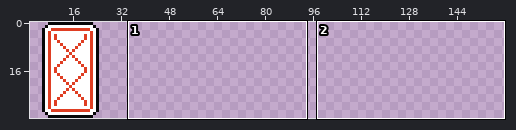
Pixel-art file: sprites/cards/spades/card_back.aseprite. The picture above shows the old version from afar; the outline marks the close-up.
Close-up. The starting point:
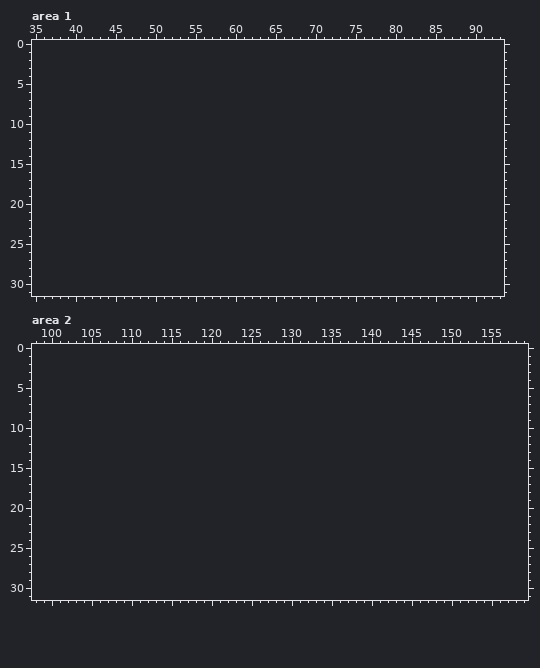
32x32 pixels, 1 frame. Colours within 5 levels of each other are drawn and written as one. Shown: area 1: x 35..93, y 0..31; area 2: x 98..159, y 0..31. The old version is drawn lined up with the new one, on the new canvas. The wide view leaves out empty margins.
Palette (. is transparent): 
The result:
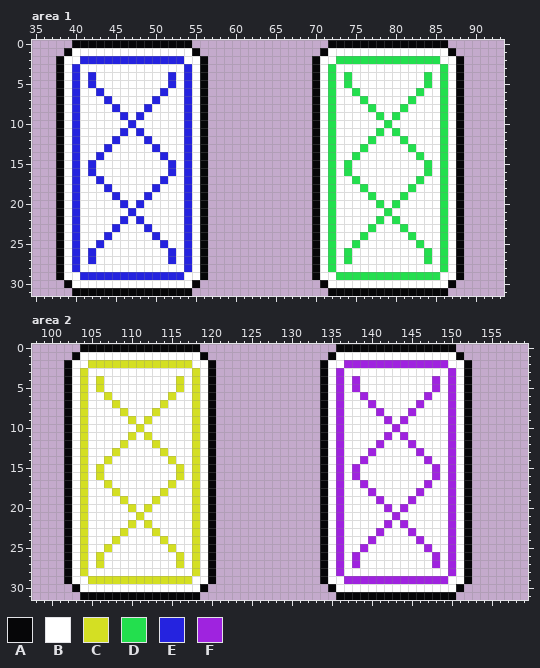
Colours new in this view: A #060608  B #ffffff  C #d4df23  D #23df4e  E #2523df  F #9f23df
Edits made:
canvas 32x32 -> 160x32
Changed rows in their new state; - is an unchanged pixel.
Area 1:
first column x 38:
 0 --AAAAAAAAAAAAAAA-----------------AAAAAAAAAAAAAAA--
 1 -ABBBBBBBBBBBBBBBA---------------ABBBBBBBBBBBBBBBA-
 2 ABBEEEEEEEEEEEEEBBA-------------ABBDDDDDDDDDDDDDBBA
 3 ABEBBBBBBBBBBBBBEBA-------------ABDBBBBBBBBBBBBBDBA
 4 ABEBEBBBBBBBBBEBEBA-------------ABDBDBBBBBBBBBDBDBA
 5 ABEBEBBBBBBBBBEBEBA-------------ABDBDBBBBBBBBBDBDBA
 6 ABEBBEBBBBBBBEBBEBA-------------ABDBBDBBBBBBBDBBDBA
 7 ABEBBBEBBBBBEBBBEBA-------------ABDBBBDBBBBBDBBBDBA
 8 ABEBBBBEBBBEBBBBEBA-------------ABDBBBBDBBBDBBBBDBA
 9 ABEBBBBBEBEBBBBBEBA-------------ABDBBBBBDBDBBBBBDBA
10 ABEBBBBBBEBBBBBBEBA-------------ABDBBBBBBDBBBBBBDBA
11 ABEBBBBBEBEBBBBBEBA-------------ABDBBBBBDBDBBBBBDBA
12 ABEBBBBEBBBEBBBBEBA-------------ABDBBBBDBBBDBBBBDBA
13 ABEBBBEBBBBBEBBBEBA-------------ABDBBBDBBBBBDBBBDBA
14 ABEBBEBBBBBBBEBBEBA-------------ABDBBDBBBBBBBDBBDBA
15 ABEBEBBBBBBBBBEBEBA-------------ABDBDBBBBBBBBBDBDBA
16 ABEBEBBBBBBBBBEBEBA-------------ABDBDBBBBBBBBBDBDBA
17 ABEBBEBBBBBBBEBBEBA-------------ABDBBDBBBBBBBDBBDBA
18 ABEBBBEBBBBBEBBBEBA-------------ABDBBBDBBBBBDBBBDBA
19 ABEBBBBEBBBEBBBBEBA-------------ABDBBBBDBBBDBBBBDBA
20 ABEBBBBBEBEBBBBBEBA-------------ABDBBBBBDBDBBBBBDBA
21 ABEBBBBBBEBBBBBBEBA-------------ABDBBBBBBDBBBBBBDBA
22 ABEBBBBBEBEBBBBBEBA-------------ABDBBBBBDBDBBBBBDBA
23 ABEBBBBEBBBEBBBBEBA-------------ABDBBBBDBBBDBBBBDBA
24 ABEBBBEBBBBBEBBBEBA-------------ABDBBBDBBBBBDBBBDBA
25 ABEBBEBBBBBBBEBBEBA-------------ABDBBDBBBBBBBDBBDBA
26 ABEBEBBBBBBBBBEBEBA-------------ABDBDBBBBBBBBBDBDBA
27 ABEBEBBBBBBBBBEBEBA-------------ABDBDBBBBBBBBBDBDBA
28 ABEBBBBBBBBBBBBBEBA-------------ABDBBBBBBBBBBBBBDBA
29 ABBEEEEEEEEEEEEEBBA-------------ABBDDDDDDDDDDDDDBBA
30 -ABBBBBBBBBBBBBBBA---------------ABBBBBBBBBBBBBBBA-
31 --AAAAAAAAAAAAAAA-----------------AAAAAAAAAAAAAAA--
Area 2:
first column x 102:
 0 --AAAAAAAAAAAAAAA-----------------AAAAAAAAAAAAAAA--
 1 -ABBBBBBBBBBBBBBBA---------------ABBBBBBBBBBBBBBBA-
 2 ABBCCCCCCCCCCCCCBBA-------------ABBFFFFFFFFFFFFFBBA
 3 ABCBBBBBBBBBBBBBCBA-------------ABFBBBBBBBBBBBBBFBA
 4 ABCBCBBBBBBBBBCBCBA-------------ABFBFBBBBBBBBBFBFBA
 5 ABCBCBBBBBBBBBCBCBA-------------ABFBFBBBBBBBBBFBFBA
 6 ABCBBCBBBBBBBCBBCBA-------------ABFBBFBBBBBBBFBBFBA
 7 ABCBBBCBBBBBCBBBCBA-------------ABFBBBFBBBBBFBBBFBA
 8 ABCBBBBCBBBCBBBBCBA-------------ABFBBBBFBBBFBBBBFBA
 9 ABCBBBBBCBCBBBBBCBA-------------ABFBBBBBFBFBBBBBFBA
10 ABCBBBBBBCBBBBBBCBA-------------ABFBBBBBBFBBBBBBFBA
11 ABCBBBBBCBCBBBBBCBA-------------ABFBBBBBFBFBBBBBFBA
12 ABCBBBBCBBBCBBBBCBA-------------ABFBBBBFBBBFBBBBFBA
13 ABCBBBCBBBBBCBBBCBA-------------ABFBBBFBBBBBFBBBFBA
14 ABCBBCBBBBBBBCBBCBA-------------ABFBBFBBBBBBBFBBFBA
15 ABCBCBBBBBBBBBCBCBA-------------ABFBFBBBBBBBBBFBFBA
16 ABCBCBBBBBBBBBCBCBA-------------ABFBFBBBBBBBBBFBFBA
17 ABCBBCBBBBBBBCBBCBA-------------ABFBBFBBBBBBBFBBFBA
18 ABCBBBCBBBBBCBBBCBA-------------ABFBBBFBBBBBFBBBFBA
19 ABCBBBBCBBBCBBBBCBA-------------ABFBBBBFBBBFBBBBFBA
20 ABCBBBBBCBCBBBBBCBA-------------ABFBBBBBFBFBBBBBFBA
21 ABCBBBBBBCBBBBBBCBA-------------ABFBBBBBBFBBBBBBFBA
22 ABCBBBBBCBCBBBBBCBA-------------ABFBBBBBFBFBBBBBFBA
23 ABCBBBBCBBBCBBBBCBA-------------ABFBBBBFBBBFBBBBFBA
24 ABCBBBCBBBBBCBBBCBA-------------ABFBBBFBBBBBFBBBFBA
25 ABCBBCBBBBBBBCBBCBA-------------ABFBBFBBBBBBBFBBFBA
26 ABCBCBBBBBBBBBCBCBA-------------ABFBFBBBBBBBBBFBFBA
27 ABCBCBBBBBBBBBCBCBA-------------ABFBFBBBBBBBBBFBFBA
28 ABCBBBBBBBBBBBBBCBA-------------ABFBBBBBBBBBBBBBFBA
29 ABBCCCCCCCCCCCCCBBA-------------ABBFFFFFFFFFFFFFBBA
30 -ABBBBBBBBBBBBBBBA---------------ABBBBBBBBBBBBBBBA-
31 --AAAAAAAAAAAAAAA-----------------AAAAAAAAAAAAAAA--
